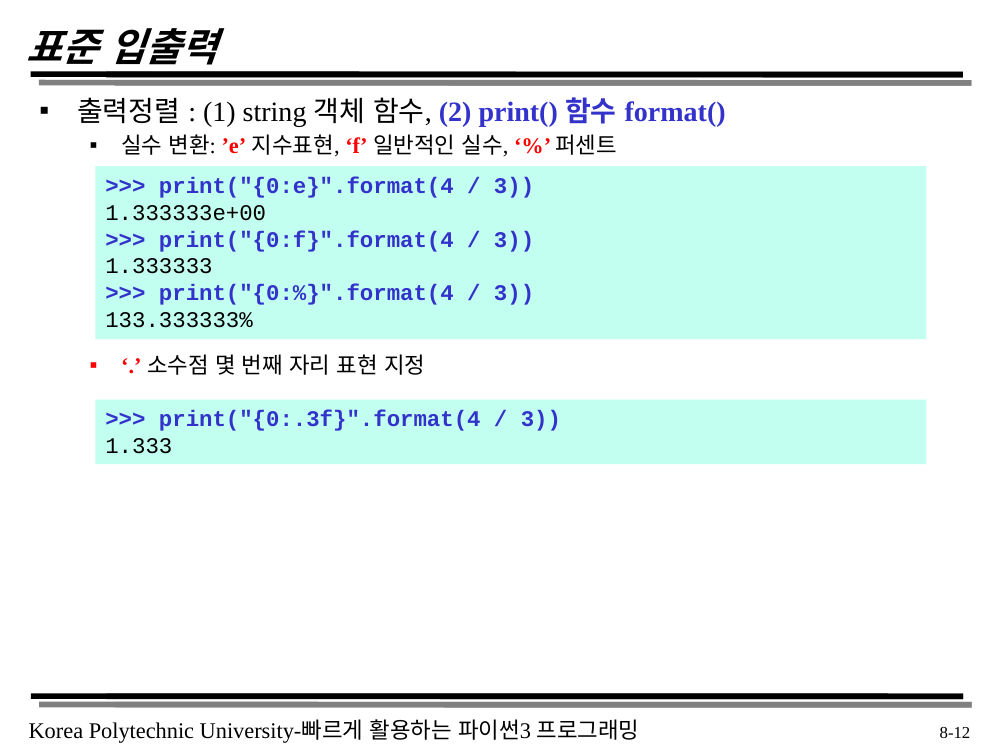
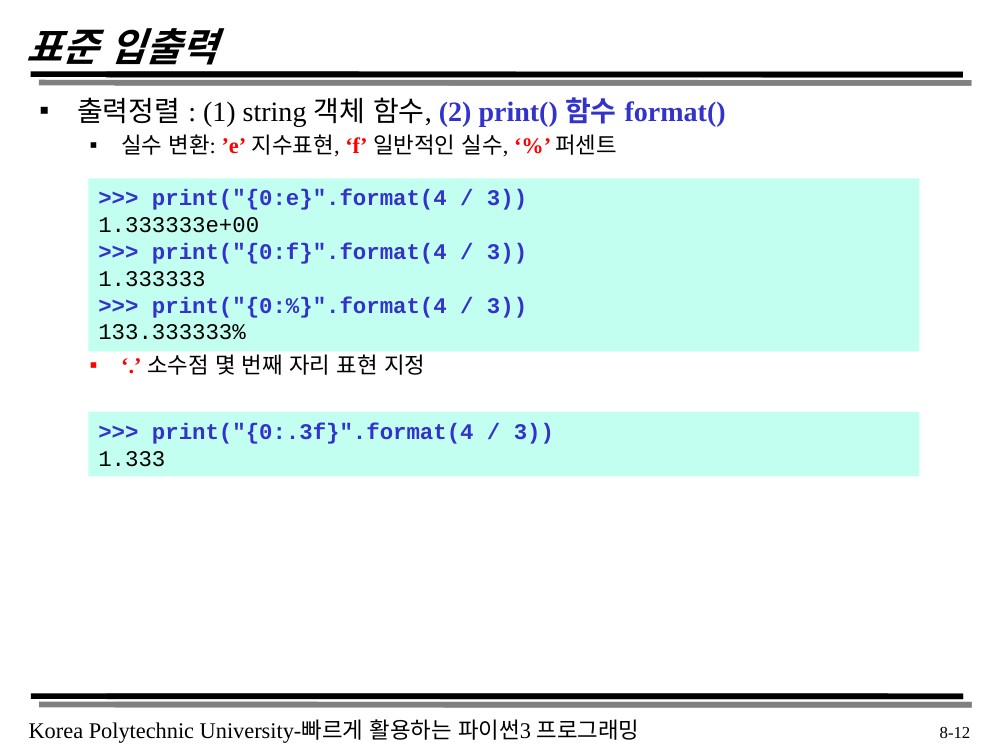
Before and after one commit to dw5450/3rd_grade_study, a slide deck: slide 12 of 스크립트언어/강의 자료/chapter8.pptx. Drawn at 1008x756 pixels with LibreOffice and Linux fonts; fonts in the diff are those of the drawing. Boxes give left, top, right and bottom in pixels: in the first picture for what was removed or moved away, otherwise in the second. Text is boxed around its words. In the diff, an @@ line names an element or a change of style, - is before the commit and + after.

```diff
--- a/스크립트언어/강의 자료/chapter8.pptx
+++ b/스크립트언어/강의 자료/chapter8.pptx
@@ rectangle ">>> print("{0:e}".format(4 / 3))": place and size @@
-rectangle ">>> print("{0:e}".format(4 / 3))" at box(96, 166, 926, 340)
+rectangle ">>> print("{0:e}".format(4 / 3))" at box(89, 178, 919, 352)
@@ rectangle ">>> print("{0:.3f}".format(4 / 3))": place and size @@
-rectangle ">>> print("{0:.3f}".format(4 / 3))" at box(96, 399, 926, 464)
+rectangle ">>> print("{0:.3f}".format(4 / 3))" at box(89, 412, 919, 477)
```
Also in this commit, not shown: 1 other slide changed, 46 other files.
